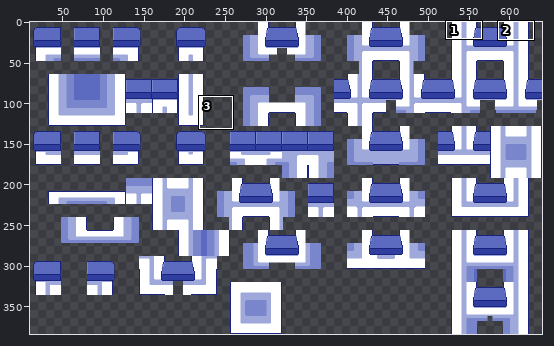
Pixel-art file: art/tilesets/base_tileset.ase. The picture above shows the old version from afar; the outline marks the close-up.
Close-up. Before:
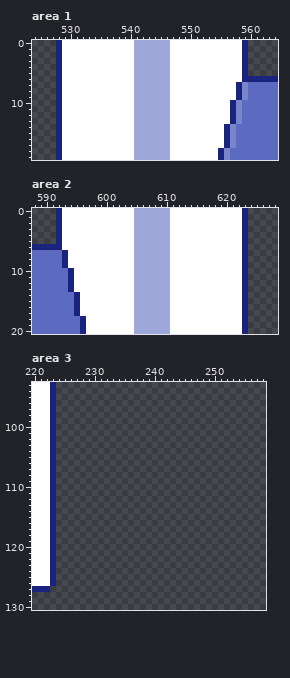
640x384 pixels, 1 frame. Shown: area 1: x 524..564, y 0..19; area 2: x 588..628, y 0..20; area 3: x 220..258, y 93..130. The wide view leaves out empty margins. The commit also changed other parts of the picture, which this record leaves out.
New version:
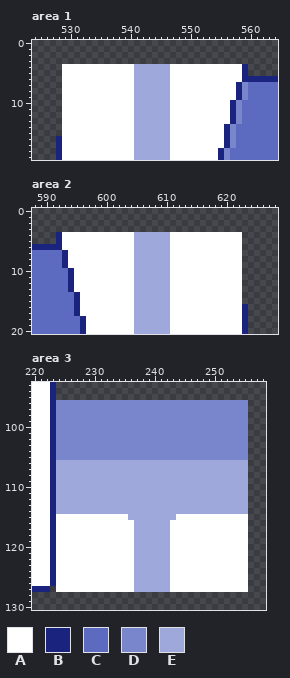
Palette (. is transparent): A #ffffff  B #1a237e  C #5c6bc0  D #7986cb  E #9fa8da
The edit:
Changed rows in their new state; - is an unchanged pixel.
Area 1:
first column x 528:
 0 ................................
 1 ................................
 2 ................................
 3 ................................
 4 .-------------------------------
 5 .-------------------------------
 6 .-------------------------------
 7 .-------------------------------
 8 .-------------------------------
 9 .-------------------------------
10 .-------------------------------
11 .-------------------------------
12 .-------------------------------
13 .-------------------------------
14 .-------------------------------
15 .-------------------------------
Area 2:
first column x 592:
 0 ................................
 1 ................................
 2 ................................
 3 ................................
 4 -------------------------------.
 5 -------------------------------.
 6 -------------------------------.
 7 -------------------------------.
 8 -------------------------------.
 9 -------------------------------.
10 -------------------------------.
11 -------------------------------.
12 -------------------------------.
13 -------------------------------.
14 -------------------------------.
15 -------------------------------.
Area 3:
first column x 224:
 96 DDDDDDDDDDDDDDDDDDDDDDDDDDDDDDDD
 97 DDDDDDDDDDDDDDDDDDDDDDDDDDDDDDDD
 98 DDDDDDDDDDDDDDDDDDDDDDDDDDDDDDDD
 99 DDDDDDDDDDDDDDDDDDDDDDDDDDDDDDDD
100 DDDDDDDDDDDDDDDDDDDDDDDDDDDDDDDD
101 DDDDDDDDDDDDDDDDDDDDDDDDDDDDDDDD
102 DDDDDDDDDDDDDDDDDDDDDDDDDDDDDDDD
103 DDDDDDDDDDDDDDDDDDDDDDDDDDDDDDDD
104 DDDDDDDDDDDDDDDDDDDDDDDDDDDDDDDD
105 DDDDDDDDDDDDDDDDDDDDDDDDDDDDDDDD
106 EEEEEEEEEEEEEEEEEEEEEEEEEEEEEEEE
107 EEEEEEEEEEEEEEEEEEEEEEEEEEEEEEEE
108 EEEEEEEEEEEEEEEEEEEEEEEEEEEEEEEE
109 EEEEEEEEEEEEEEEEEEEEEEEEEEEEEEEE
110 EEEEEEEEEEEEEEEEEEEEEEEEEEEEEEEE
111 EEEEEEEEEEEEEEEEEEEEEEEEEEEEEEEE
112 EEEEEEEEEEEEEEEEEEEEEEEEEEEEEEEE
113 EEEEEEEEEEEEEEEEEEEEEEEEEEEEEEEE
114 EEEEEEEEEEEEEEEEEEEEEEEEEEEEEEEE
115 AAAAAAAAAAAAEEEEEEEEAAAAAAAAAAAA
116 AAAAAAAAAAAAAEEEEEEAAAAAAAAAAAAA
117 AAAAAAAAAAAAAEEEEEEAAAAAAAAAAAAA
118 AAAAAAAAAAAAAEEEEEEAAAAAAAAAAAAA
119 AAAAAAAAAAAAAEEEEEEAAAAAAAAAAAAA
120 AAAAAAAAAAAAAEEEEEEAAAAAAAAAAAAA
121 AAAAAAAAAAAAAEEEEEEAAAAAAAAAAAAA
122 AAAAAAAAAAAAAEEEEEEAAAAAAAAAAAAA
123 AAAAAAAAAAAAAEEEEEEAAAAAAAAAAAAA
124 AAAAAAAAAAAAAEEEEEEAAAAAAAAAAAAA
125 AAAAAAAAAAAAAEEEEEEAAAAAAAAAAAAA
126 AAAAAAAAAAAAAEEEEEEAAAAAAAAAAAAA
127 AAAAAAAAAAAAAEEEEEEAAAAAAAAAAAAA
